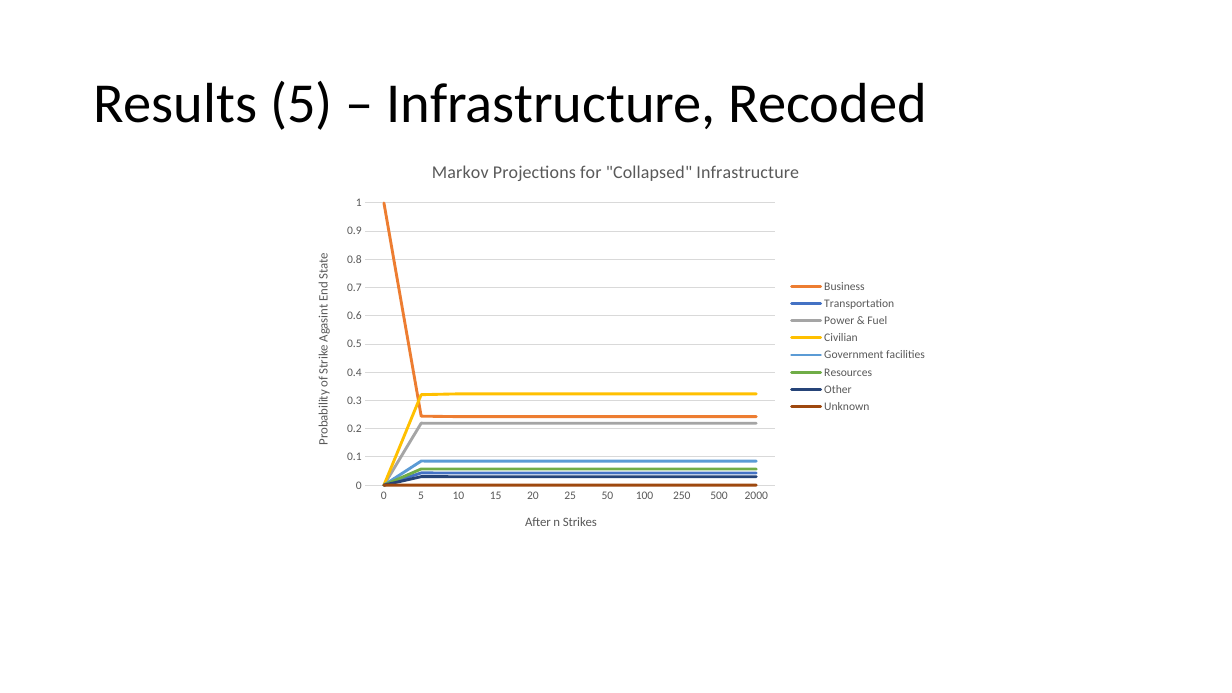
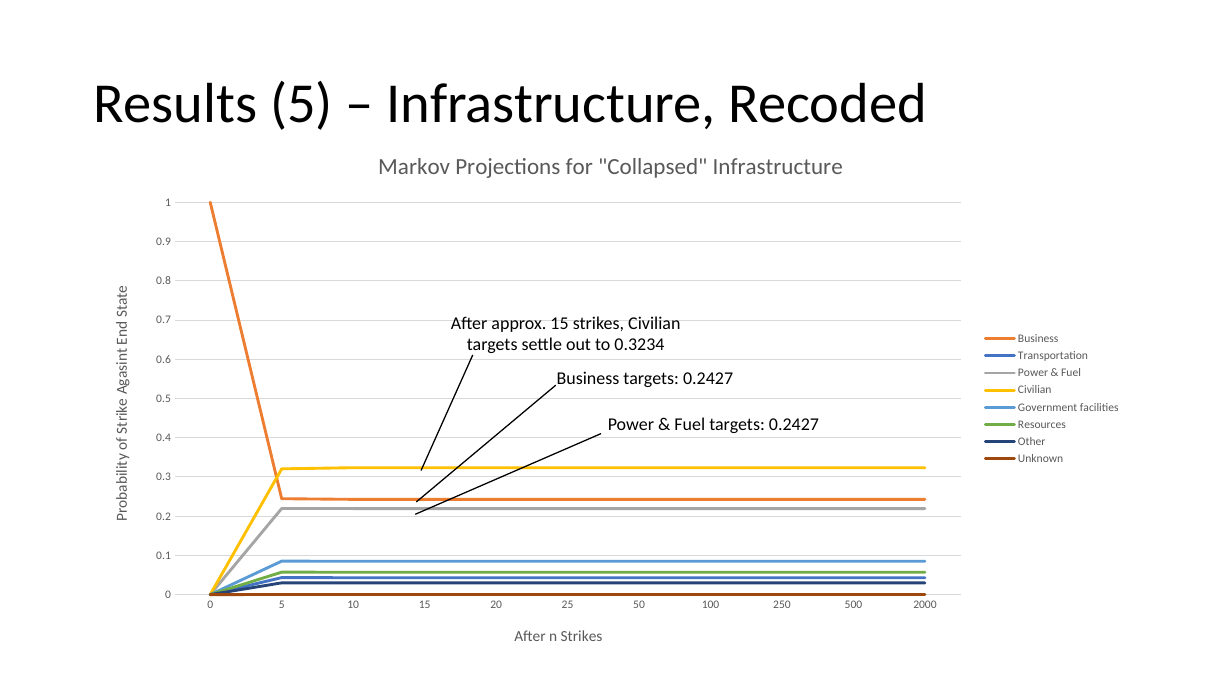
Before and after one commit to eglhannah/understanding_uncertainty_ukraine_project, a slide deck: slide 12 of Slide Deck Skeleton.pptx (slide 11 before the commit). Drawn at 1232x693 pixels with LibreOffice and Linux fonts; fonts in the diff are those of the drawing. Boxes give left, top, right and bottom in pixels: in the first picture for what was removed or moved away, otherwise in the second. Text is boxed around its words. In the diff, an @@ line names an element or a change of style, - is before the commit and + after.

```diff
--- a/Slide Deck Skeleton.pptx
+++ b/Slide Deck Skeleton.pptx
@@ line chart: place and size @@
-line chart at [296,143,936,549]
+line chart at [91,132,1130,665]
@@ text added at [451,316,680,356], 14 pt, text #000000 @@
+After approx. 15 strikes, Civilian targets settle out to 0.3234
@@ line added from (421, 470) to (473, 355), #000000 1 pt @@
@@ line added from (417, 502) to (555, 385), #000000 1 pt @@
@@ text added at [557,371,733,387], 14 pt, text #000000 @@
+Business targets: 0.2427
@@ text added at [608,417,819,433], 14 pt, text #000000 @@
+Power & Fuel targets: 0.2427
@@ line added from (415, 515) to (602, 433), #000000 1 pt @@
```
Also in this commit, not shown: 3 other slides changed, 1 slide added.
